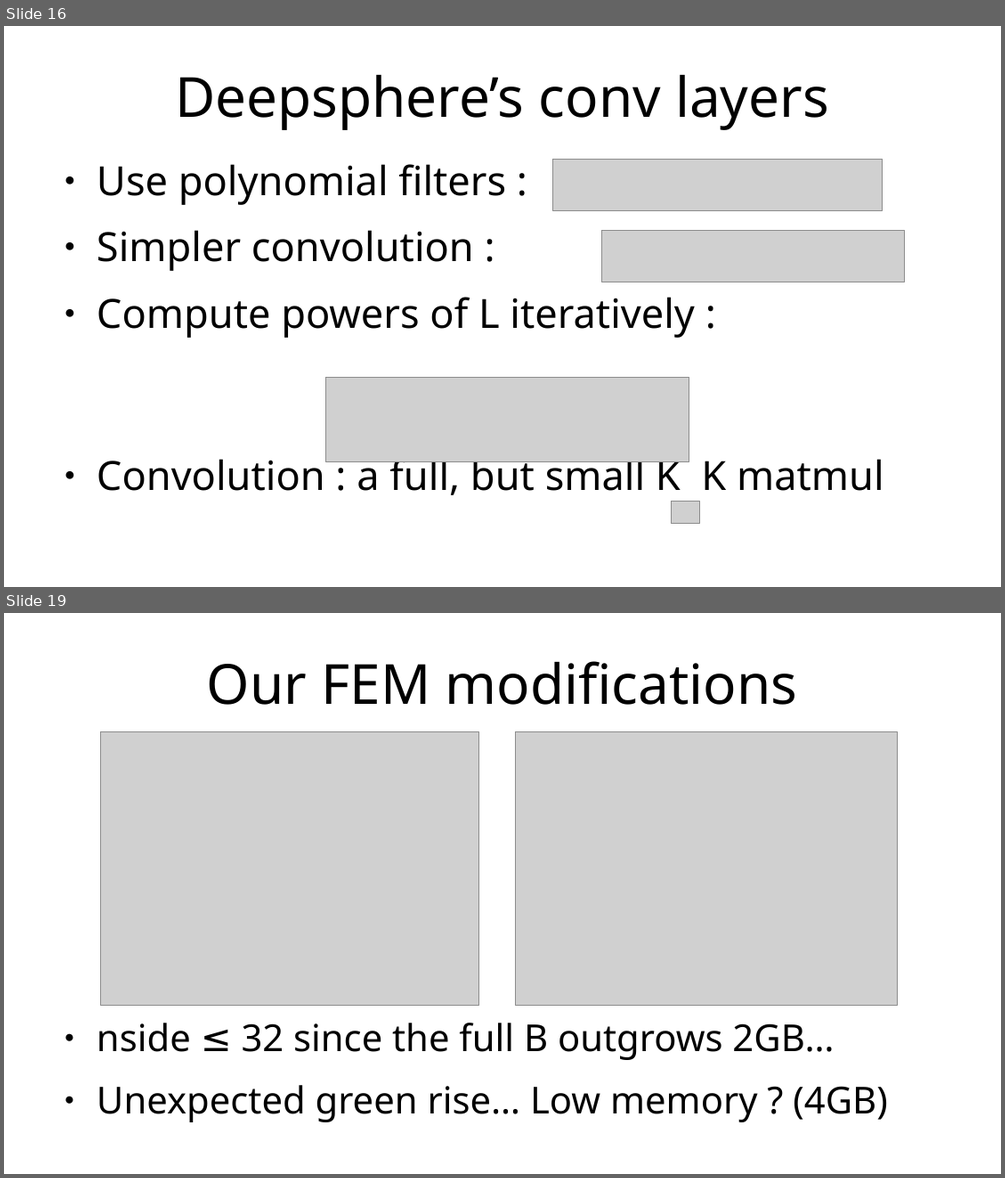
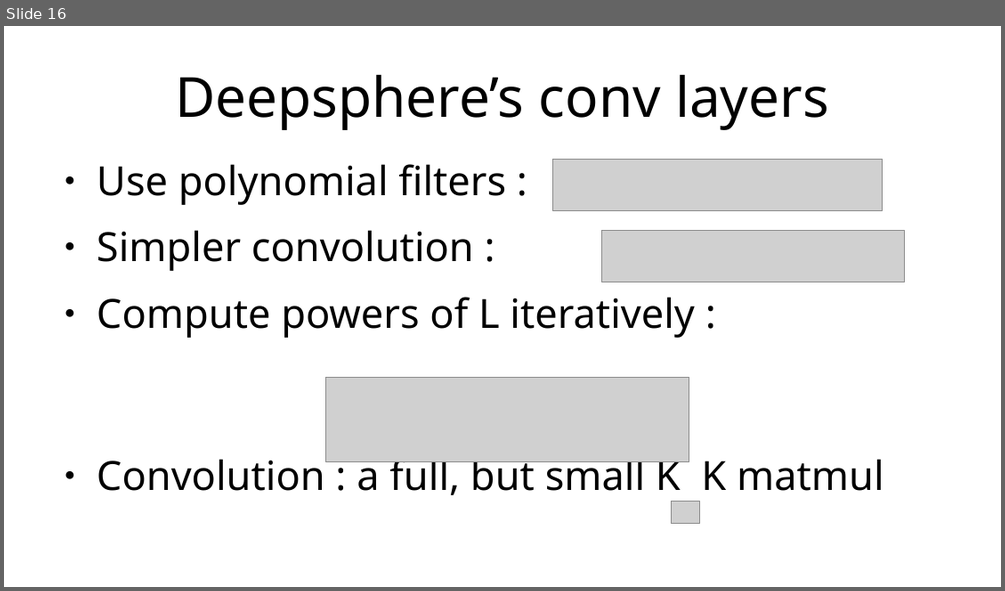
Before and after one commit to maltherd/deepsphere-fem, a slide deck: presentation.odp. Shown one above the other, each under a label of ours: slides 16 and 19 before the commit, slide 16 after it; the slides between them are not shown. The pictures are 1005x1178 and 1005x591 pixels, drawn with LibreOffice and Linux fonts; fonts in the diff are those of the drawing; grey boxes stand for pictures; background and template pictures are left out. Boxes give left, top, right and bottom in pixels: in the first picture for what was removed or moved away, otherwise in the second. Text is boxed around its words. In the diff, an @@ line names an element or a change of style, - is before the commit and + after.

```diff
--- a/presentation.odp
+++ b/presentation.odp
@@ slide 19 removed at <box>4,613,1001,1174</box>, background #FFFFFF @@
@@ title removed at <box>207,661,798,705</box> @@
-Our FEM modifications
@@ picture removed at <box>100,732,479,1005</box> @@
@@ picture removed at <box>516,732,898,1005</box> @@
@@ text removed at <box>97,1022,887,1122</box> @@
-● nside ≤ 32 since the full B outgrows 2GB…
-● Unexpected green rise… Low memory ? (4GB)
```
Also in this commit, not shown: 2 slides changed, 3 slides added, 1 other slide removed, 2 other files.
